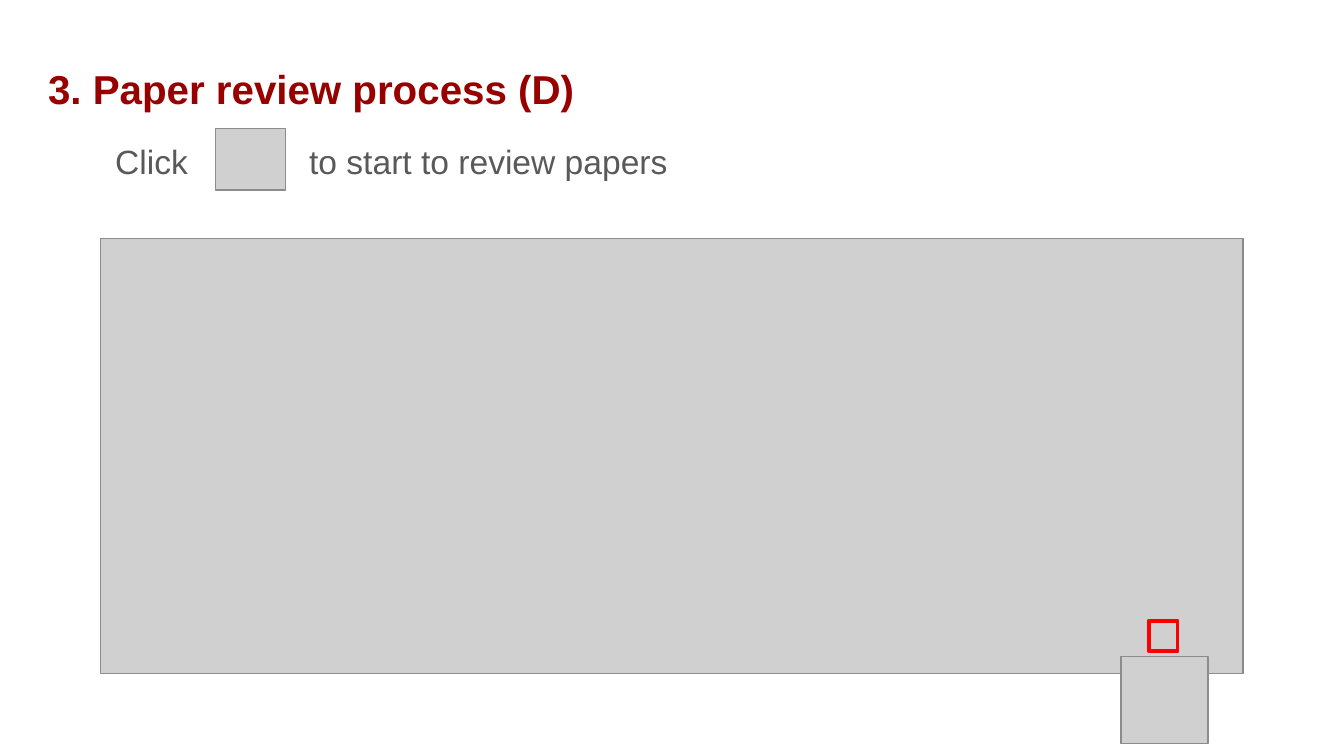
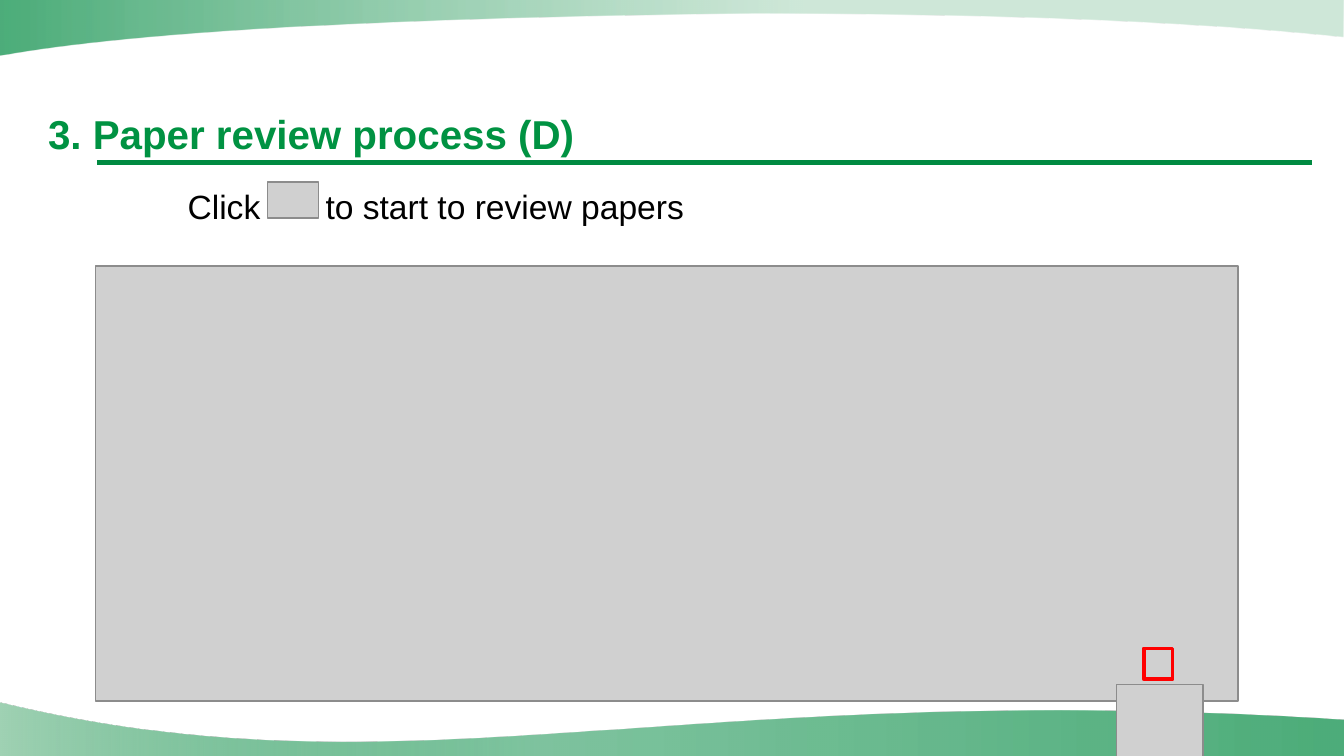
Before and after one commit to UV2026/Email-CFP, a slide deck: slide 15 of Instructions/PPT/Instructions for UV2026 Paper Review & Assignment on EasyChair (Session Chair)[UV2026].pptx. Drawn at 1344x756 pixels with LibreOffice and Linux fonts; fonts in the diff are those of the drawing; grey boxes stand for pictures; background and template pictures are left out. Boxes give left, top, right and bottom in pixels: in the first picture for what was removed or moved away, otherwise in the second. Text is boxed around its words. In the diff, an @@ line names an element or a change of style, - is before the commit and + after.

```diff
--- a/Instructions/PPT/Instructions for UV2026 Paper Review & Assignment on EasyChair (Session Chair)[UV2026].pptx
+++ b/Instructions/PPT/Instructions for UV2026 Paper Review & Assignment on EasyChair (Session Chair)[UV2026].pptx
@@ freeform shape added at (0, 0, 1343, 55), fill gradient #008A41 to #A0D2B4 @@
@@ title "3. Paper review process (D)": place and size @@
-title "3. Paper review process (D)" at (48, 74, 668, 180)
+title "3. Paper review process (D)" at (48, 119, 574, 157)
@@ title "3. Paper review process (D)" at (48, 119, 574, 157): text colour #980000 to #009242 @@
@@ title at (115, 149, 668, 180): paragraph removed @@
-Click to start to review papers
@@ line added from (97, 163) to (1313, 163), #008A41 2.5 pt @@
@@ text added at (188, 194, 684, 226), 18 pt, text #000000 @@
+Click to start to review papers
@@ picture: place and size @@
-picture at (215, 129, 285, 191)
+picture at (267, 183, 319, 219)
@@ picture: place and size @@
-picture at (101, 238, 1243, 673)
+picture at (95, 266, 1238, 702)
@@ rectangle: place and size @@
-rectangle at (1149, 621, 1177, 652)
+rectangle at (1144, 649, 1172, 680)
@@ picture: place and size @@
-picture at (1121, 657, 1208, 745)
+picture at (1117, 684, 1204, 756)
@@ freeform shape added at (0, 703, 1344, 756), fill gradient #008A41 to #A0D2B4 @@
```
Also in this commit, not shown: 21 other slides changed, 7 other files.
